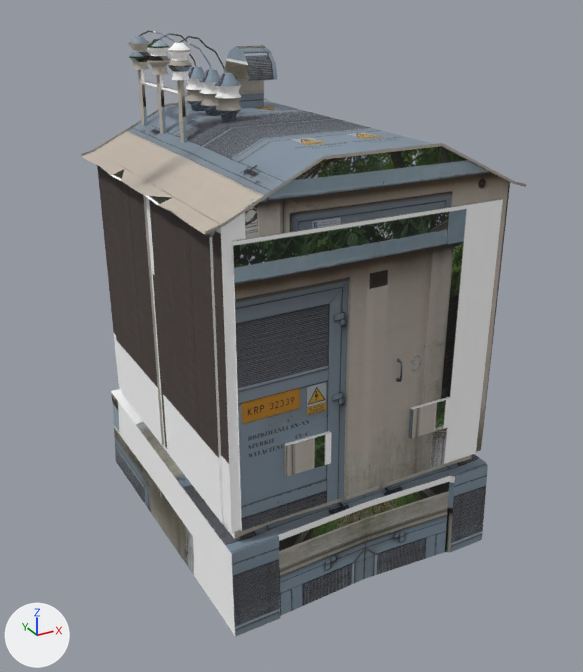
One commit to the glTF model transformer_station.glb: the scene before it, then after it.
Before and after are seen from a 50 mm lens placed at (-2.99, -5.52, 4.38), pointed at (-0.02, -0.12, 1.68). Every picture has the same lights, and +X, +Y and +Z are marked at lower left. Vertices at the same position are counted once.

Script lines for the objects in view, before the commit:
```python
me_transformator_trans_0 = bpy.data.meshes.new('Transformator_Trans_0')
me_transformator_trans_0.from_pydata(...)  # 1210 vertices, 2231 faces; spans x -1.24..1.24, y -1.36..1.42, z 0.0..4.02
me_transformator_trans_0.materials.append(mat_trans)
ob_rootnode = bpy.data.objects.new('RootNode', None)
ob_rootnode.parent = ob_ae6125a44c2e4b7abe823bfff0765200_fbx
ob_rootnode.location = (0.0, 0.0, 0.0)
ob_transformator_trans_0 = bpy.data.objects.new('Transformator_Trans_0', me_transformator_trans_0)
ob_transformator_trans_0.parent = ob_transformator
ob_transformator_trans_0.location = (0.0, 0.0, 0.0)
```
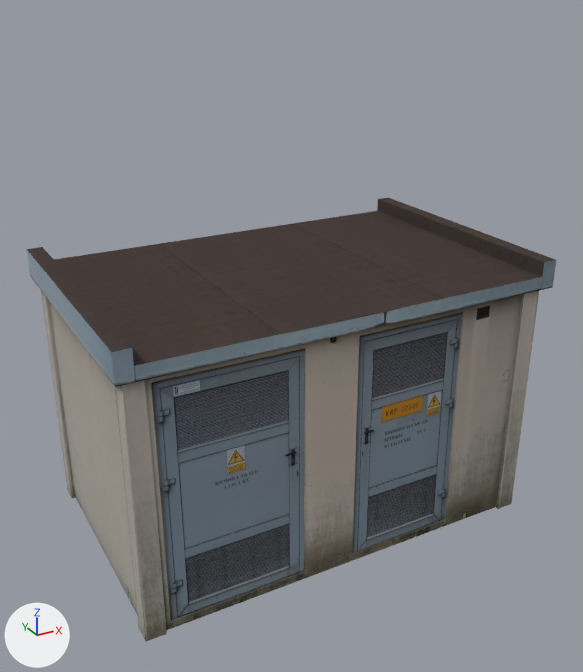
ob_rootnode is not drawn itself; it is the parent of ob_transformator.

Pixel boxes (x1, y1, x2, y2) of what changed, in the pictures (583 x 672 px):
'Transformator_Trans_0', reshaped, moved (19% wider, 27% shorter): before (81, 30, 526, 637); after (27, 198, 556, 641)
part 1 of me_transformator_trans_0, added: after (496, 291, 539, 509)
part 2 of me_transformator_trans_0, added: after (115, 380, 167, 641)
part 3 of me_transformator_trans_0, added: after (41, 291, 76, 498)
part 4 of me_transformator_trans_0, added: after (27, 198, 556, 630)
part 5 of me_transformator_trans_0, deleted: before (81, 99, 526, 532)
part 6 of me_transformator_trans_0, deleted: before (129, 36, 151, 70)
part 7 of me_transformator_trans_0, deleted: before (168, 42, 192, 80)
part 8 of me_transformator_trans_0, deleted: before (215, 73, 242, 121)
part 9 of me_transformator_trans_0, deleted: before (147, 39, 170, 75)
part 10 of me_transformator_trans_0, deleted: before (186, 66, 205, 111)
part 11 of me_transformator_trans_0, deleted: before (199, 69, 221, 116)
part 12 of me_transformator_trans_0, deleted: before (138, 70, 190, 143)
part 13 of me_transformator_trans_0, deleted: before (178, 36, 226, 73)
part 14 of me_transformator_trans_0, deleted: before (138, 30, 196, 67)
part 15 of me_transformator_trans_0, deleted: before (159, 33, 212, 70)
part 16 of me_transformator_trans_0, deleted: before (396, 358, 403, 382)
part 17 of me_transformator_trans_0, deleted: before (111, 389, 488, 637)
part 18 of me_transformator_trans_0, deleted: before (225, 45, 277, 109)

The change, as a diff of the scene's bpy script:
```diff
--- a/transformer_station.glb.py
+++ b/transformer_station.glb.py
@@ mat_material @@
+mat_material = bpy.data.materials.new('Material')
+# uses the picture img_image_0
+# uses the picture img_image_1
+# uses the picture img_image_2
+# uses the picture img_image_3
@@ me_transformator_trans_0 @@
 # used by ob_transformator_trans_0; parent = ob_transformator; location = (0.0, 0.0, 0.0)
-me_transformator_trans_0.from_pydata(...)  # 1210 vertices, 2231 faces; spans x -1.24..1.24, y -1.36..1.42, z 0.0..4.02
-me_transformator_trans_0.materials.append(mat_trans)
+me_transformator_trans_0.from_pydata(...)  # 56 vertices, 92 faces; spans x -3.37..3.37, y -2.18..2.18, z 0.01..4.35
+# me_transformator_trans_0 part 1: a new loose piece, a box spanning x 2.94..3.23, y -2.04..-1.75, z 0.01..3.92, in mat_material
+# me_transformator_trans_0 part 2: a new loose piece, a box spanning x -3.26..-2.96, y -2.04..-1.75, z 0.01..3.92, in mat_material
+# me_transformator_trans_0 part 3: a new loose piece, a box spanning x -3.26..-2.96, y 1.75..2.04, z 0.01..3.92, in mat_material
+# me_transformator_trans_0 part 4: a new loose piece of 24 vertices spanning x -3.37..3.37, y -2.18..2.18, z 0.03..4.35, in mat_material
+# me_transformator_trans_0 part 5: the loose piece of 266 vertices spanning x -1.24..1.24, y -1.32..1.32, z 0.86..3.42 is deleted
+# me_transformator_trans_0 part 6: the loose piece of 88 vertices spanning x -0.8..-0.62, y 1.1..1.29, z 3.72..3.98 is deleted
+# me_transformator_trans_0 part 7: the loose piece of 88 vertices spanning x -0.8..-0.62, y 0.22..0.41, z 3.72..3.98 is deleted
+# me_transformator_trans_0 part 8: the loose piece of 88 vertices spanning x -0.42..-0.2, y 0.25..0.47, z 3.4..3.74 is deleted
+# me_transformator_trans_0 part 9: the loose piece of 88 vertices spanning x -0.8..-0.62, y 0.66..0.84, z 3.72..3.98 is deleted
+# me_transformator_trans_0 part 10: the loose piece of 88 vertices spanning x -0.42..-0.2, y 0.86..1.07, z 3.4..3.74 is deleted
+# me_transformator_trans_0 part 11: the loose piece of 88 vertices spanning x -0.42..-0.2, y 0.55..0.77, z 3.4..3.74 is deleted
+# me_transformator_trans_0 part 12: the loose piece of 60 vertices spanning x -0.72..-0.65, y 0.28..1.23, z 3.26..3.72 is deleted
+# me_transformator_trans_0 part 13: the loose piece of 56 vertices spanning x -0.71..-0.31, y 0.3..0.39, z 3.74..4.02 is deleted
+# me_transformator_trans_0 part 14: the loose piece of 56 vertices spanning x -0.72..-0.31, y 0.97..1.2, z 3.74..4.02 is deleted
+# me_transformator_trans_0 part 15: the loose piece of 56 vertices spanning x -0.71..-0.3, y 0.66..0.76, z 3.74..4.02 is deleted
+# me_transformator_trans_0 part 16: the loose piece of 54 vertices spanning x 0.2..0.23, y -1.33..-1.29, z 1.72..1.9 is deleted
+# me_transformator_trans_0 part 17: the loose piece of 52 vertices spanning x -1.2..1.2, y -1.36..1.42, z 0.0..0.86 is deleted
+# me_transformator_trans_0 part 18: the loose piece of 20 vertices spanning x 0.0..0.25, y 0.61..1.11, z 3.4..3.89 is deleted
+# me_transformator_trans_0 part 19: the surface is now shaded flat
+me_transformator_trans_0.materials.append(mat_material)
@@ ob_rootnode @@
 ob_rootnode = bpy.data.objects.new('RootNode', None)
-ob_rootnode.parent = ob_ae6125a44c2e4b7abe823bfff0765200_fbx
+ob_rootnode.parent = ob_662ced0f33c240a69f68dbbcb9b839c8_fbx
 ob_rootnode.location = (0.0, 0.0, 0.0)
@@ ob_transformator_trans_0 @@
 ob_transformator_trans_0 = bpy.data.objects.new('Transformator_Trans_0', me_transformator_trans_0)
-ob_transformator_trans_0.parent = ob_transformator
+ob_transformator_trans_0.parent = ob_cube
 ob_transformator_trans_0.location = (0.0, 0.0, 0.0)
@@ ob_cube @@
+ob_cube = bpy.data.objects.new('Cube', None)
+ob_cube.parent = ob_rootnode
+ob_cube.location = (0.0, 0.0, 0.0)
+ob_cube.scale = (53.9, 53.3, 54.1)
@@ ob_662ced0f33c240a69f68dbbcb9b839c8_fbx @@
+ob_662ced0f33c240a69f68dbbcb9b839c8_fbx = bpy.data.objects.new('662ced0f33c240a69f68dbbcb9b839c8.fbx', None)
+ob_662ced0f33c240a69f68dbbcb9b839c8_fbx.parent = ob_sketchfab_model
+ob_662ced0f33c240a69f68dbbcb9b839c8_fbx.location = (0.0, 0.0, 0.0)
+ob_662ced0f33c240a69f68dbbcb9b839c8_fbx.rotation_euler = (1.571, 0.0, 0.0)  # degrees (90, 0, 0)
+ob_662ced0f33c240a69f68dbbcb9b839c8_fbx.scale = (0.01, 0.01, 0.01)
```
